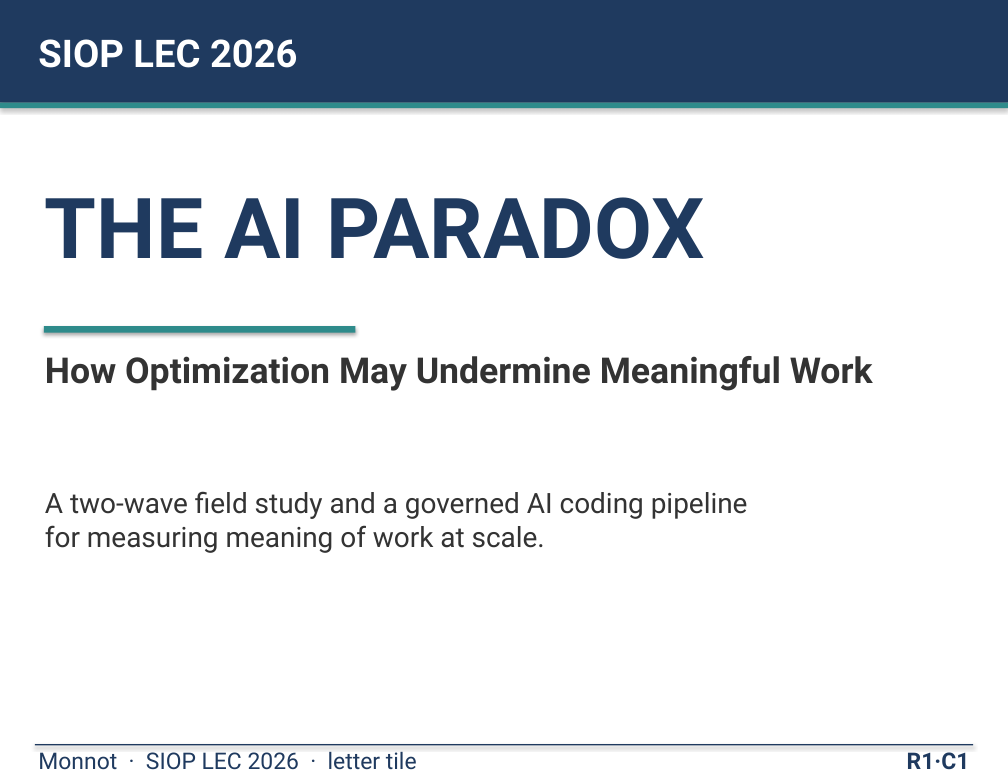
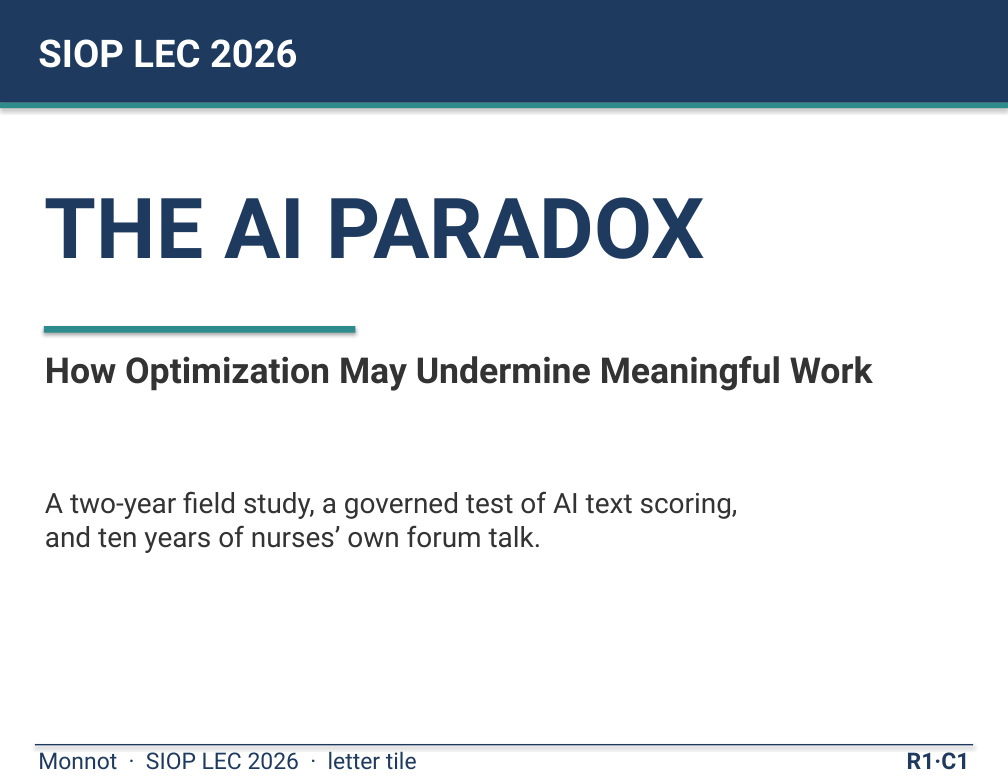
Before and after one commit to mjmonnot/mjmonnot.github.io, a slide deck: slide 1 of lec-2026/assets/Monnot_Poster_v5.pptx. Drawn at 1008x779 pixels with LibreOffice and Linux fonts; fonts in the diff are those of the drawing. Boxes give left, top, right and bottom in pixels: in the first picture for what was removed or moved away, otherwise in the second. Text is boxed around its words. In the diff, an @@ line names an element or a change of style, - is before the commit and + after.

```diff
--- a/lec-2026/assets/Monnot_Poster_v5.pptx
+++ b/lec-2026/assets/Monnot_Poster_v5.pptx
@@ text at (x1=45, y1=491, x2=738, y2=553): text changed @@
-A two-wave field study and a governed AI coding pipeline
-for measuring meaning of work at scale.
+A two-year field study, a governed test of AI text scoring,
+and ten years of nurses’ own forum talk.
```
Also in this commit, not shown: 15 other slides changed, 17 other files.
